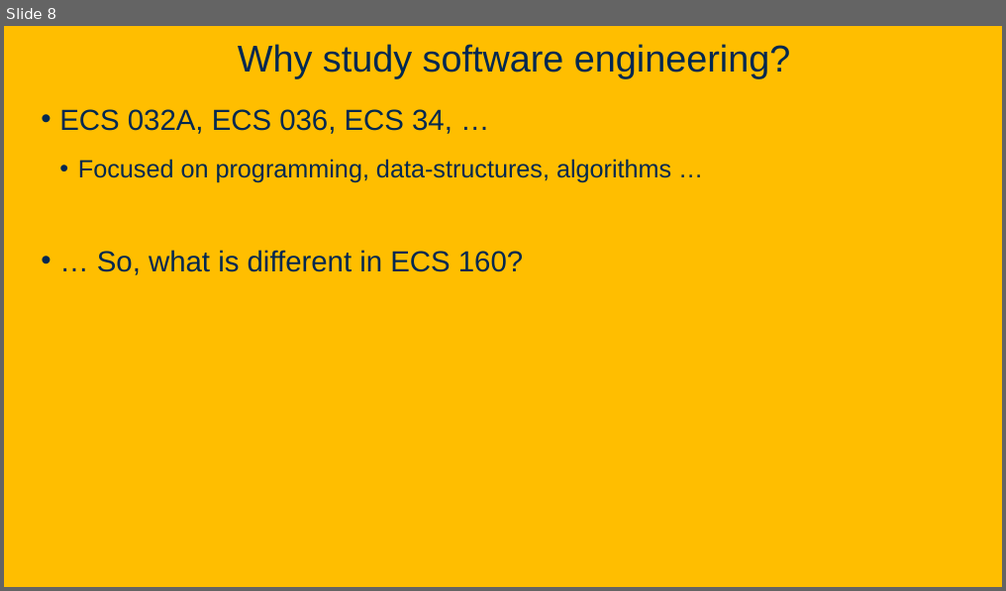
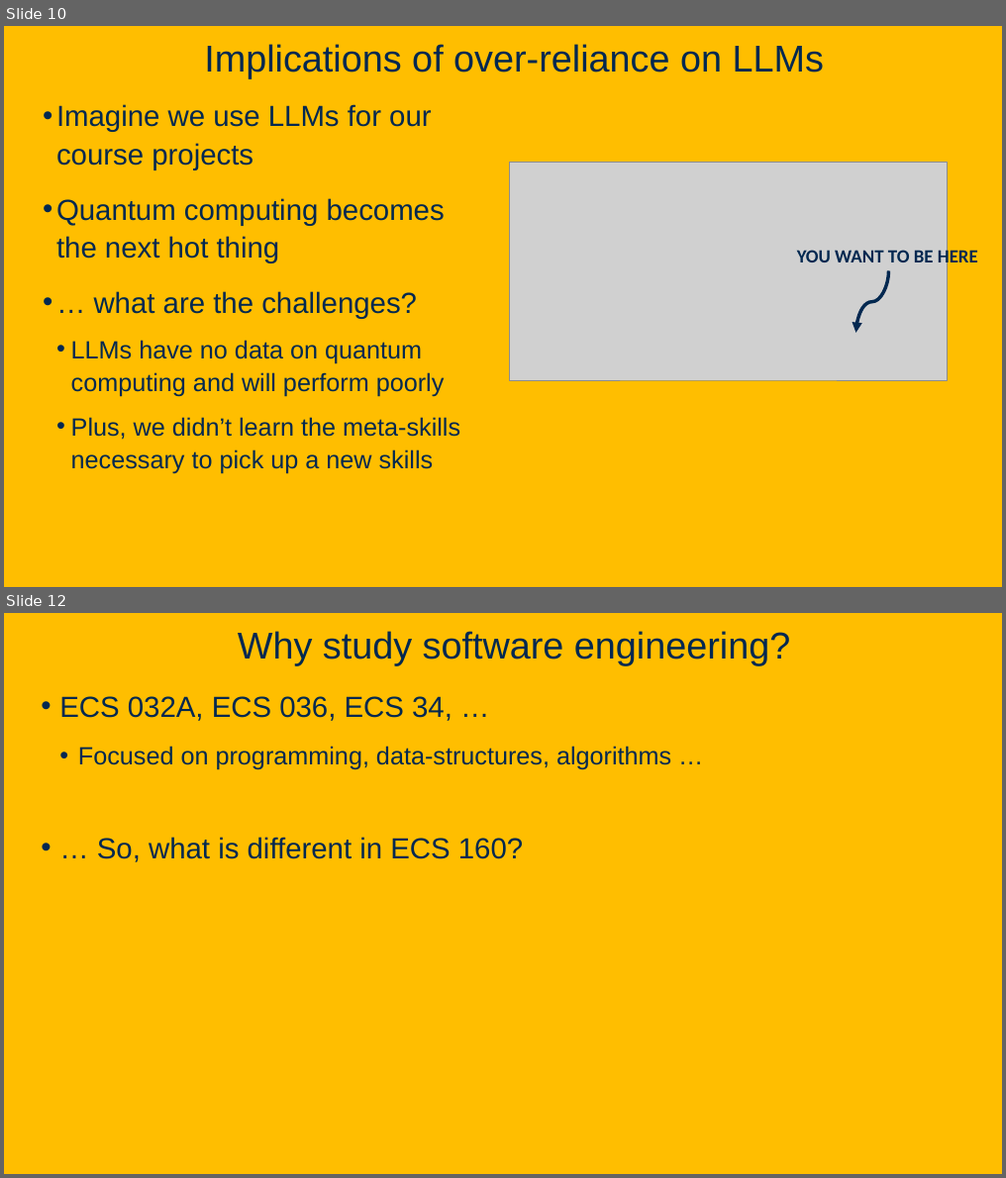
Before and after one commit to davsec-teaching/ecs160-f25, a slide deck: slides/1_logistics_and_course_introduction.pptx. Shown one above the other, each under a label of ours: slide 8 before the commit, slides 10 and 12 after it; the slides between them are not shown. The pictures are 1006x591 and 1006x1178 pixels, drawn with LibreOffice and Linux fonts; fonts in the diff are those of the drawing; grey boxes stand for pictures; background and template pictures are left out. Boxes give left, top, right and bottom in pixels: in the first picture for what was removed or moved away, otherwise in the second. Text is boxed around its words. In the diff, an @@ line names an element or a change of style, - is before the commit and + after.

```diff
--- a/slides/1_logistics_and_course_introduction.pptx
+++ b/slides/1_logistics_and_course_introduction.pptx
@@ slide 10 added at (x1=4, y1=26, x2=1002, y2=587), background picture (left out) @@
@@ title added at (x1=204, y1=44, x2=824, y2=78), 36 pt, text #022850 @@
+Implications of over-reliance on LLMs
@@ text added at (x1=56, y1=104, x2=460, y2=474), 24 pt, text #022850 @@
+• Imagine we use LLMs for our course projects
+• Quantum computing becomes the next hot thing
+• … what are the challenges?
+  • LLMs have no data on quantum computing and will perform poorly
+  • Plus, we didn’t learn the meta-skills necessary to pick up a new skills
@@ picture added at (x1=509, y1=162, x2=947, y2=380) @@
@@ text added at (x1=797, y1=248, x2=978, y2=269), 18 pt, text #022850, bold @@
+YOU WANT TO BE HERE
@@ curved arrow added from (889, 271) to (856, 333), #022850 3.25 pt @@
@@ what was slide 8 is now slide 12 @@
```
Also in this commit, not shown: 11 slides changed, 11 other slides added.
